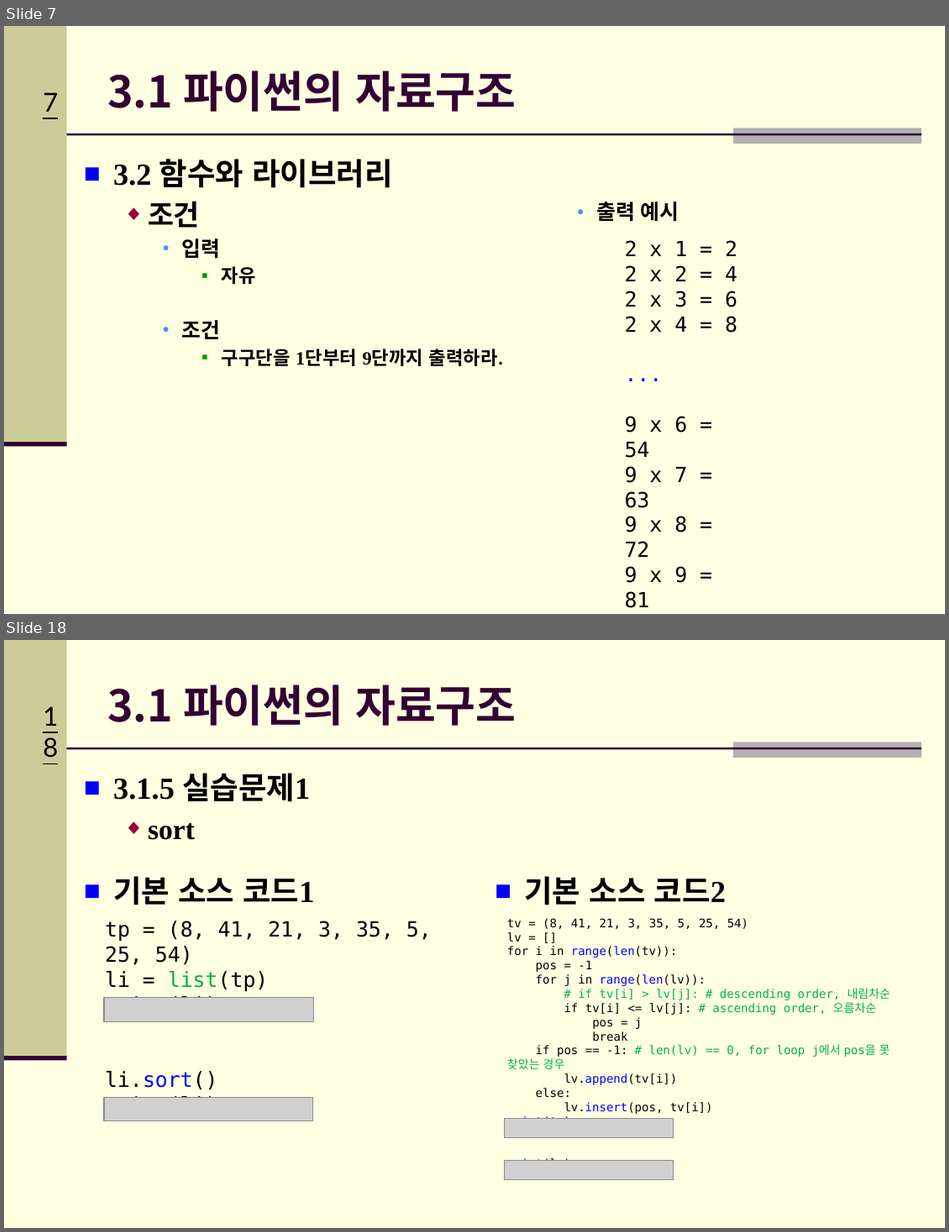
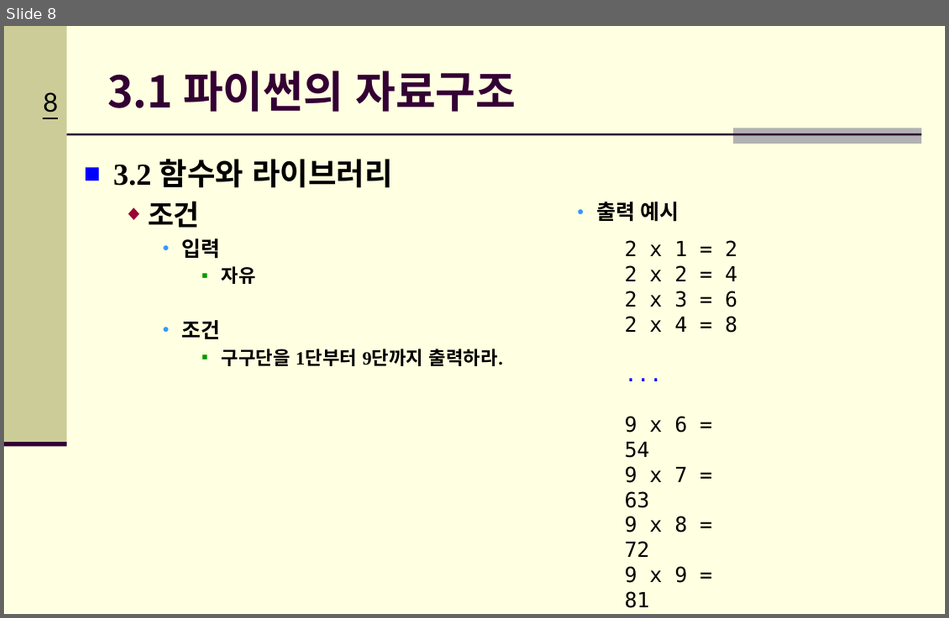
Before and after one commit to Hitbee-dev/OpenCV-Python, a slide deck: 2022-09-20/documents/CH_03_파이썬 기초_실습2.pptx. Shown one above the other, each under a label of ours: slides 7 and 18 before the commit, slide 8 after it; the slides between them are not shown. The pictures are 949x1232 and 949x618 pixels, drawn with LibreOffice and Linux fonts; fonts in the diff are those of the drawing; grey boxes stand for pictures; background and template pictures are left out. Boxes give left, top, right and bottom in pixels: in the first picture for what was removed or moved away, otherwise in the second. Text is boxed around its words. In the diff, an @@ line names an element or a change of style, - is before the commit and + after.

```diff
--- a/2022-09-20/documents/CH_03_파이썬 기초_실습2.pptx
+++ b/2022-09-20/documents/CH_03_파이썬 기초_실습2.pptx
@@ slide 18 removed at [4, 640, 945, 1228], background #FFFFE1; not listed: 5 template elements that a slide beside it also shows @@
@@ title removed at [107, 685, 516, 726] @@
-3.1 파이썬의 자료구조
@@ text removed at [113, 773, 310, 840] @@
-■ 3.1.5 실습문제1
-  ◆ sort
@@ text removed at [113, 876, 314, 905] @@
-■ 기본 소스 코드1
@@ text removed at [524, 876, 726, 905] @@
-■ 기본 소스 코드2
@@ text removed at [105, 921, 432, 1098] @@
-tp = (8, 41, 21, 3, 35, 5, 25, 54)
-li = list(tp)
-print(li)
-li.sort()
-print(li)
@@ text removed at [507, 918, 891, 1161] @@
-tv = (8, 41, 21, 3, 35, 5, 25, 54)
-lv = []
-for i in range(len(tv)):
-pos = -1
-for j in range(len(lv)):
-# if tv[i] > lv[j]: # descending order, 내림차순
-if tv[i] <= lv[j]: # ascending order, 오름차순
-pos = j
-break
-if pos == -1: # len(lv) == 0, for loop j에서 pos을 못 찾았는 경우
-lv.append(tv[i])
-else:
-lv.insert(pos, tv[i])
-print(tv)
-print(lv)
@@ picture removed at [104, 998, 313, 1022] @@
@@ picture removed at [104, 1097, 312, 1120] @@
@@ picture removed at [504, 1118, 673, 1137] @@
@@ picture removed at [504, 1160, 673, 1179] @@
@@ what was slide 7 is now slide 8 @@
@@ page number at [43, 92, 58, 113]: text changed @@
-7
+8
```
Also in this commit, not shown: 4 slides changed, 2 slides added, 11 other slides removed, 1 other file.
